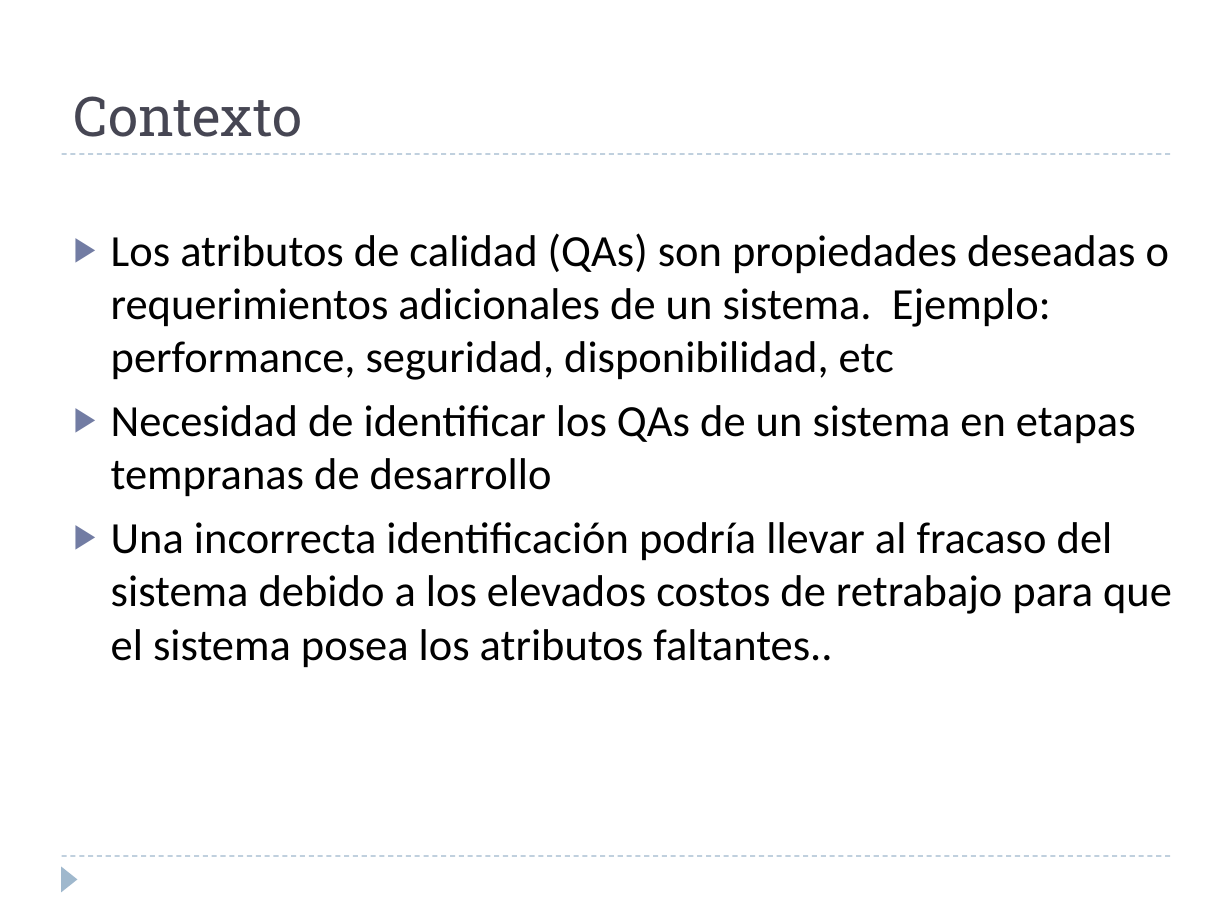
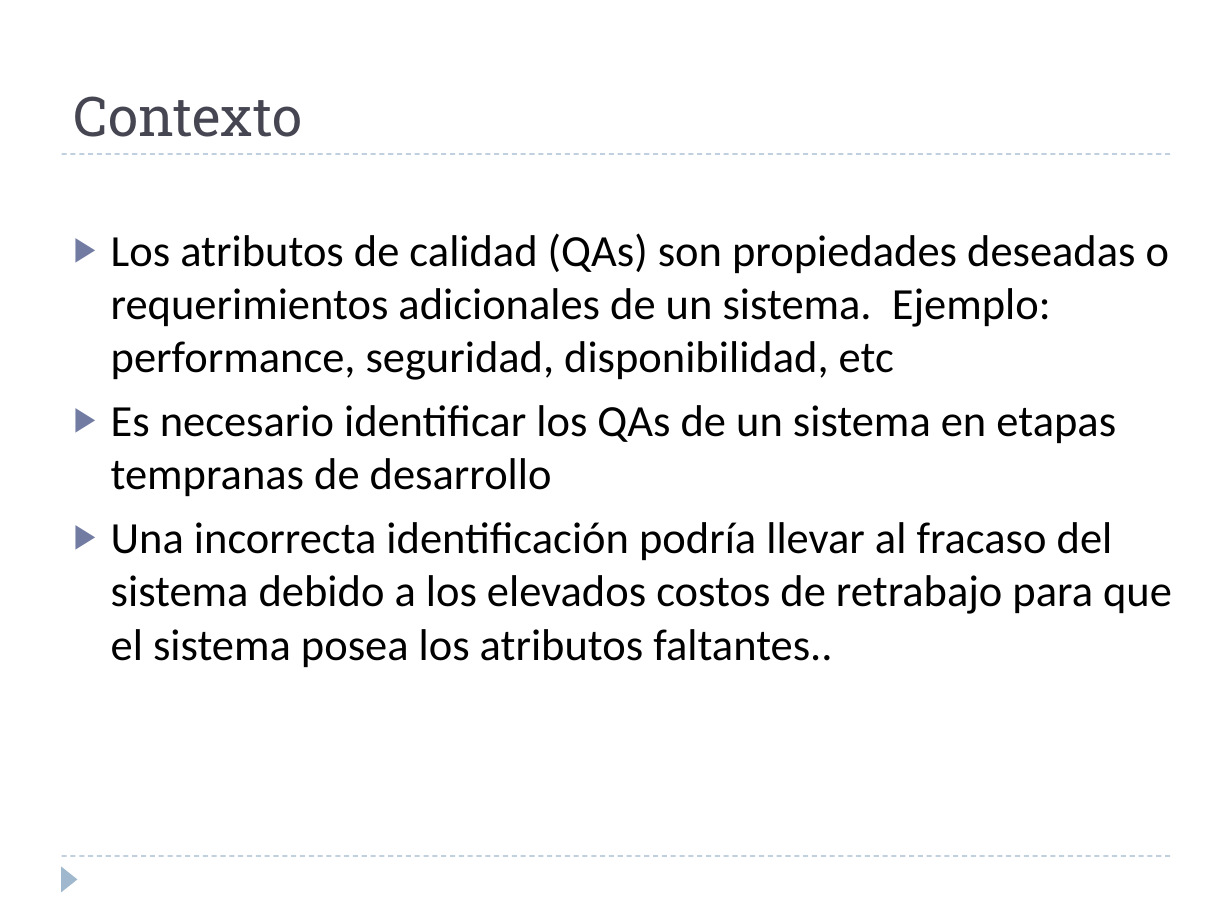
Before and after one commit to alejandrorago/qatesis2, a slide deck: slide 4 of Capitulos Finales/filiminasPeladas.pptx. Drawn at 1232x924 pixels with LibreOffice and Linux fonts; fonts in the diff are those of the drawing. Boxes give left, top, right and bottom in pixels: in the first picture for what was removed or moved away, otherwise in the second. Text is boxed around its words. In the diff, an @@ line names an element or a change of style, - is before the commit and + after.

```diff
--- a/Capitulos Finales/filiminasPeladas.pptx
+++ b/Capitulos Finales/filiminasPeladas.pptx
@@ text at (x1=111, y1=405, x2=1116, y2=497): text changed @@
-▶ Necesidad de identificar los QAs de un sistema en etapas tempranas de desarrollo
+▶ Es necesario identificar los QAs de un sistema en etapas tempranas de desarrollo
```
Also in this commit, not shown: 1 other slide changed, 1 slide added.
